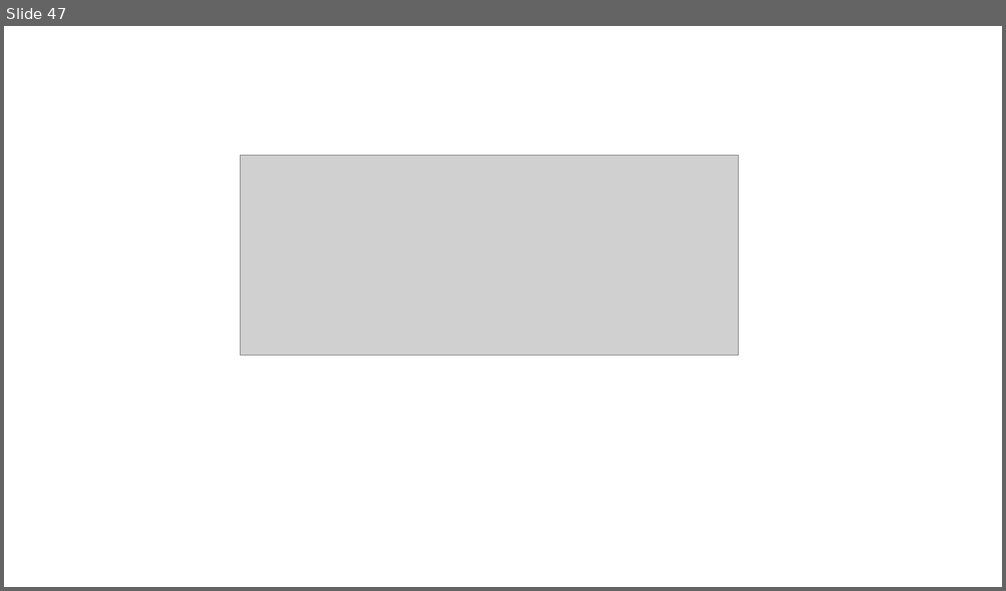
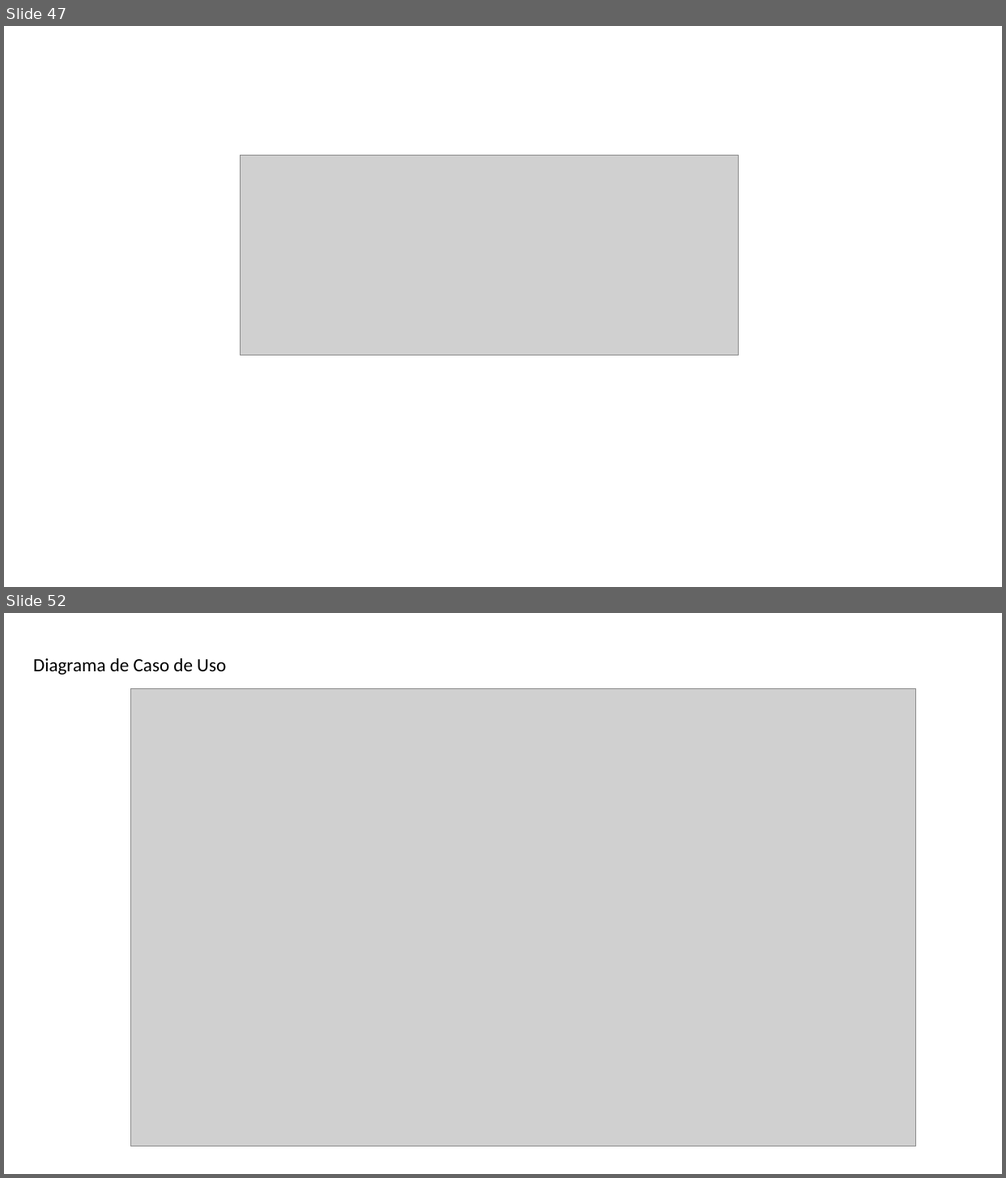
Before and after one commit to romulosilvestre/projetoenem, a slide deck: roteiro_da_aula/roteiro2.pptx. Shown one above the other, each under a label of ours: slide 47 before the commit, slides 47 and 52 after it; the slides between them are not shown. The pictures are 1006x591 and 1006x1178 pixels, drawn with LibreOffice and Linux fonts; fonts in the diff are those of the drawing; grey boxes stand for pictures. Boxes give left, top, right and bottom in pixels: in the first picture for what was removed or moved away, otherwise in the second. Text is boxed around its words. In the diff, an @@ line names an element or a change of style, - is before the commit and + after.

```diff
--- a/roteiro_da_aula/roteiro2.pptx
+++ b/roteiro_da_aula/roteiro2.pptx
@@ slide 52 added at (4, 613, 1002, 1174), background #FFFFFF @@
@@ text added at (33, 658, 226, 675), 18 pt, text #000000 @@
+Diagrama de Caso de Uso
@@ picture added at (131, 688, 916, 1146) @@
```
Also in this commit, not shown: 13 other slides added, 2 other files.
